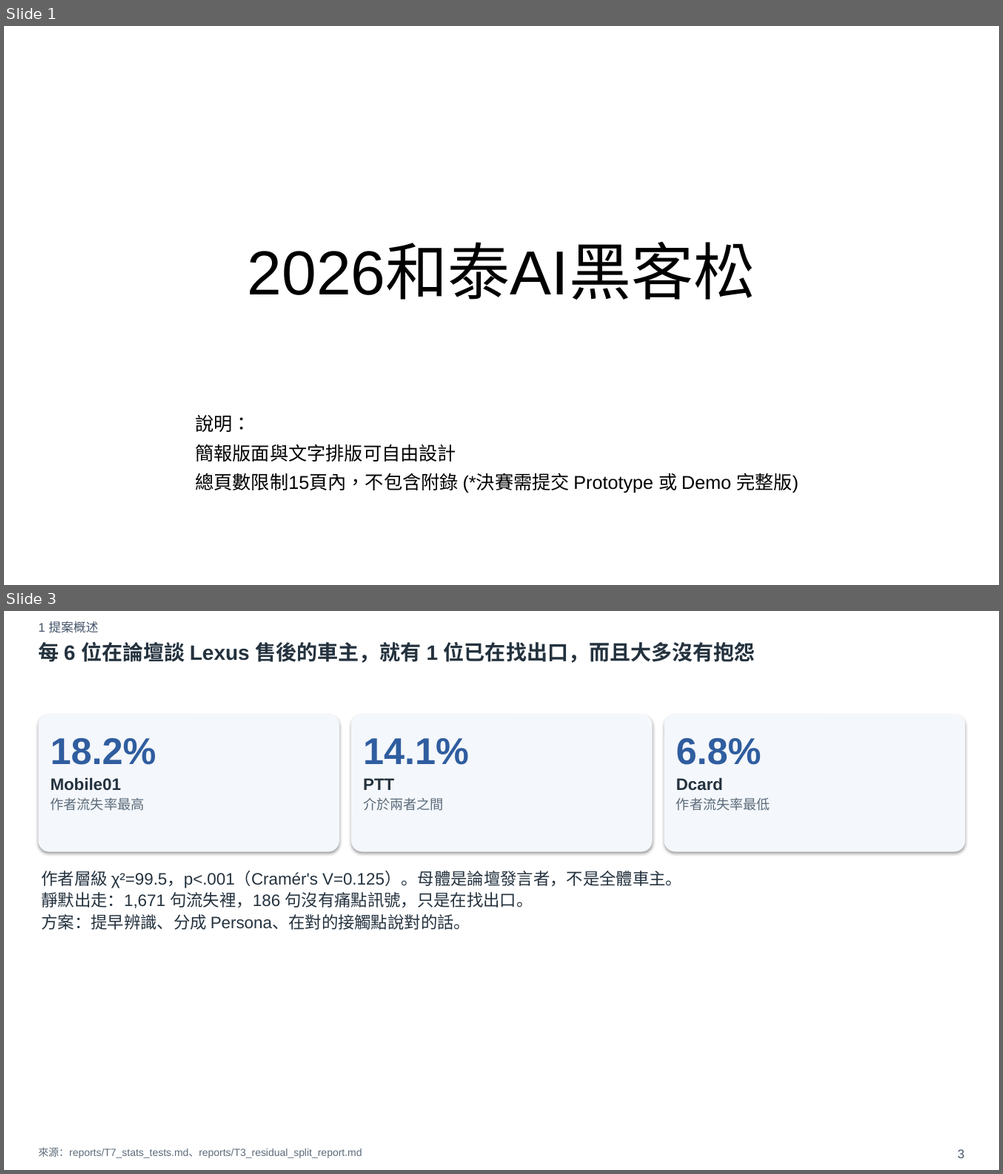
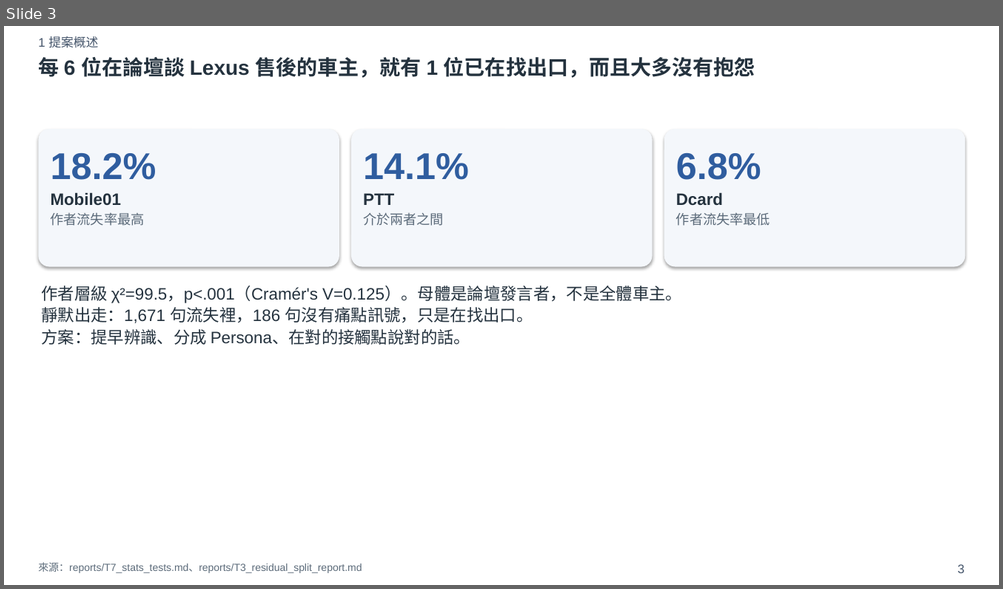
Before and after one commit to xxx789666/hotai-ai-hackathon-lexus, a slide deck: deck/初賽簡報_v0.pptx. Shown one above the other, each under a label of ours: slides 1 and 3 before the commit, slide 3 after it; the slides between them are not shown. The pictures are 1003x1174 and 1003x589 pixels, drawn with LibreOffice and Linux fonts; fonts in the diff are those of the drawing. Boxes give left, top, right and bottom in pixels: in the first picture for what was removed or moved away, otherwise in the second. Text is boxed around its words. In the diff, an @@ line names an element or a change of style, - is before the commit and + after.

```diff
--- a/deck/初賽簡報_v0.pptx
+++ b/deck/初賽簡報_v0.pptx
@@ slide 1 removed at bbox=[4, 26, 999, 585], background #FFFFFF @@
@@ title removed at bbox=[247, 246, 755, 300] @@
-2026和泰AI黑客松
@@ text removed at bbox=[195, 415, 798, 494] @@
-說明：
-簡報版面與文字排版可自由設計
-總頁數限制15頁內，不包含附錄 (*決賽需提交 Prototype 或 Demo 完整版)
```
Also in this commit, not shown: 1 slide changed, 1 slide added, 5 other files.
